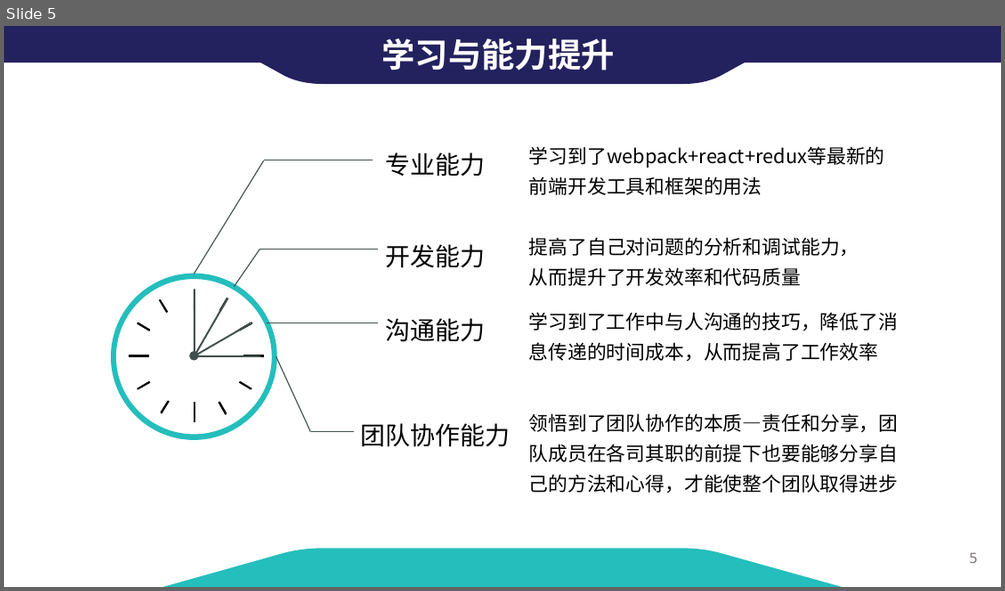
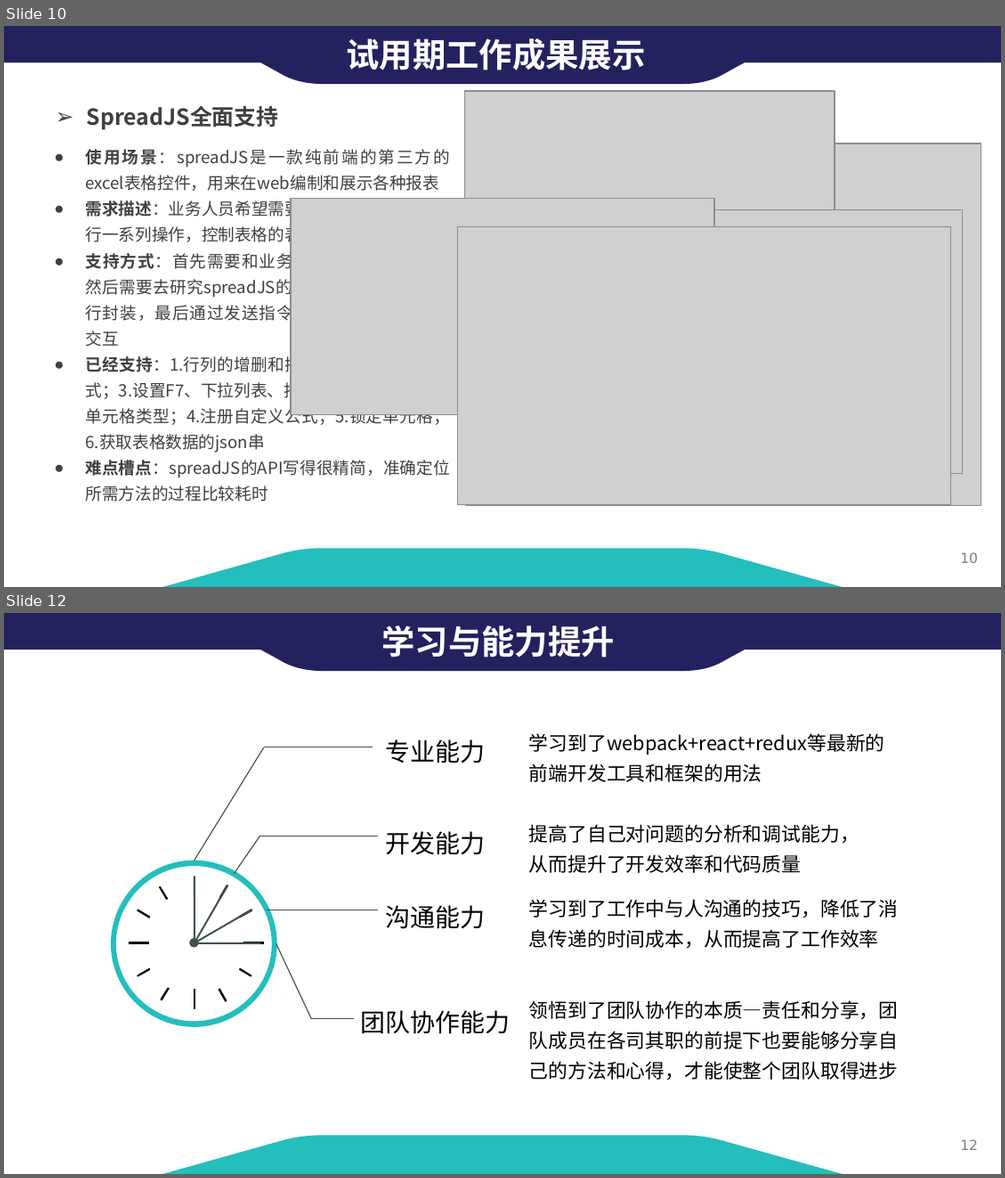
Before and after one commit to careyke/zhuangzheng, a slide deck: 转正评审-柯创.pptx. Shown one above the other, each under a label of ours: slide 5 before the commit, slides 10 and 12 after it; the slides between them are not shown. The pictures are 1005x591 and 1005x1178 pixels, drawn with LibreOffice and Linux fonts; fonts in the diff are those of the drawing; grey boxes stand for pictures; background and template pictures are left out. Boxes give left, top, right and bottom in pixels: in the first picture for what was removed or moved away, otherwise in the second. Text is boxed around its words. In the diff, an @@ line names an element or a change of style, - is before the commit and + after.

```diff
--- a/转正评审-柯创.pptx
+++ b/转正评审-柯创.pptx
@@ slide 10 added at (x1=4, y1=26, x2=1001, y2=587), background #FFFFFF; not listed: 1 template element that a slide beside it also shows @@
@@ rectangle added at (x1=4, y1=26, x2=1001, y2=62), fill #24215F @@
@@ freeform shape added at (x1=194, y1=26, x2=811, y2=84), fill #24215F @@
@@ text added at (x1=346, y1=38, x2=645, y2=70), 24 pt, text #FFFFFF, bold @@
+试用期工作成果展示
@@ picture added at (x1=464, y1=91, x2=834, y2=324) @@
@@ text added at (x1=87, y1=106, x2=279, y2=130), 16 pt, text #404040, bold @@
+➢ SpreadJS全面支持
@@ text added at (x1=85, y1=149, x2=450, y2=501), 12 pt, text #404040 @@
+● 使用场景：spreadJS是一款纯前端的第三方的excel表格控件，用来在web编制和展示各种报表
+● 需求描述：业务人员希望需要后端代码在表格进行一系列操作，控制表格的表现形式
+● 支持方式：首先需要和业务人员对接需求细节，然后需要去研究spreadJS的API,对API中的方法进行封装，最后通过发送指令的方式实现前后端的交互
+● 已经支持：1.行列的增删和插入；2.修改单元格样式；3.设置F7、下拉列表、按钮、公式等自定义的单元格类型；4.注册自定义公式；5.锁定单元格；6.获取表格数据的json串
+● 难点槽点：spreadJS的API写得很精简，准确定位所需方法的过程比较耗时
@@ picture added at (x1=466, y1=143, x2=981, y2=506) @@
@@ picture added at (x1=466, y1=143, x2=981, y2=506) @@
@@ picture added at (x1=291, y1=199, x2=715, y2=415) @@
@@ picture added at (x1=485, y1=209, x2=962, y2=474) @@
@@ picture added at (x1=458, y1=227, x2=951, y2=505) @@
@@ picture added at (x1=478, y1=226, x2=819, y2=422) @@
@@ freeform shape added at (x1=162, y1=548, x2=841, y2=587), fill #24BEBC @@
@@ what was slide 5 is now slide 12 @@
@@ page number at (x1=960, y1=1139, x2=978, y2=1150): text changed @@
-5
+12
```
Also in this commit, not shown: 3 slides changed, 6 other slides added, 33 other files.
